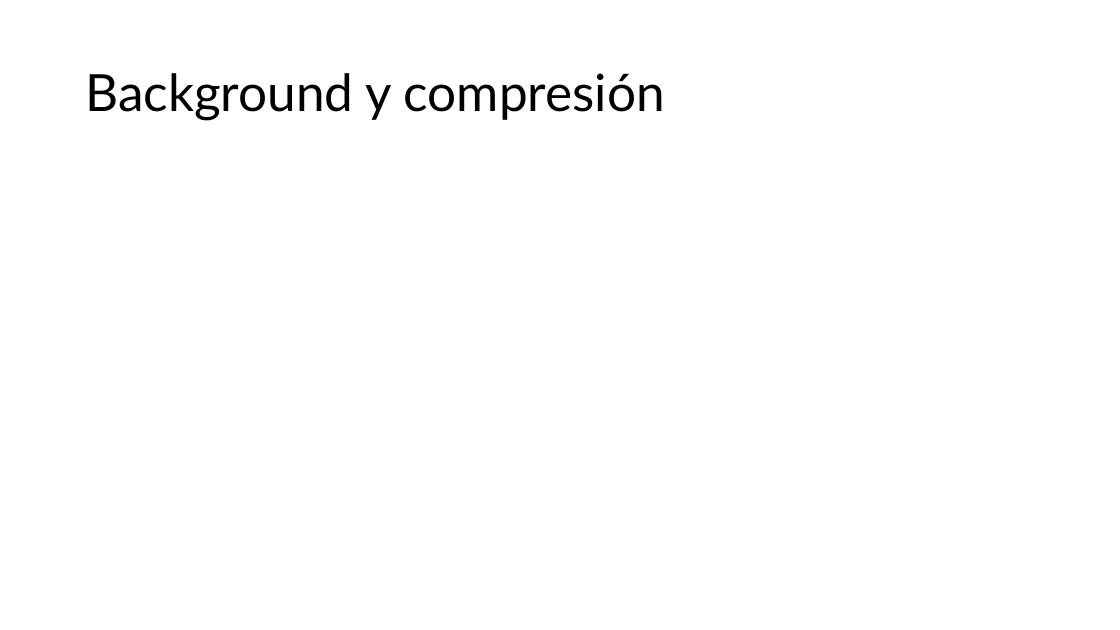
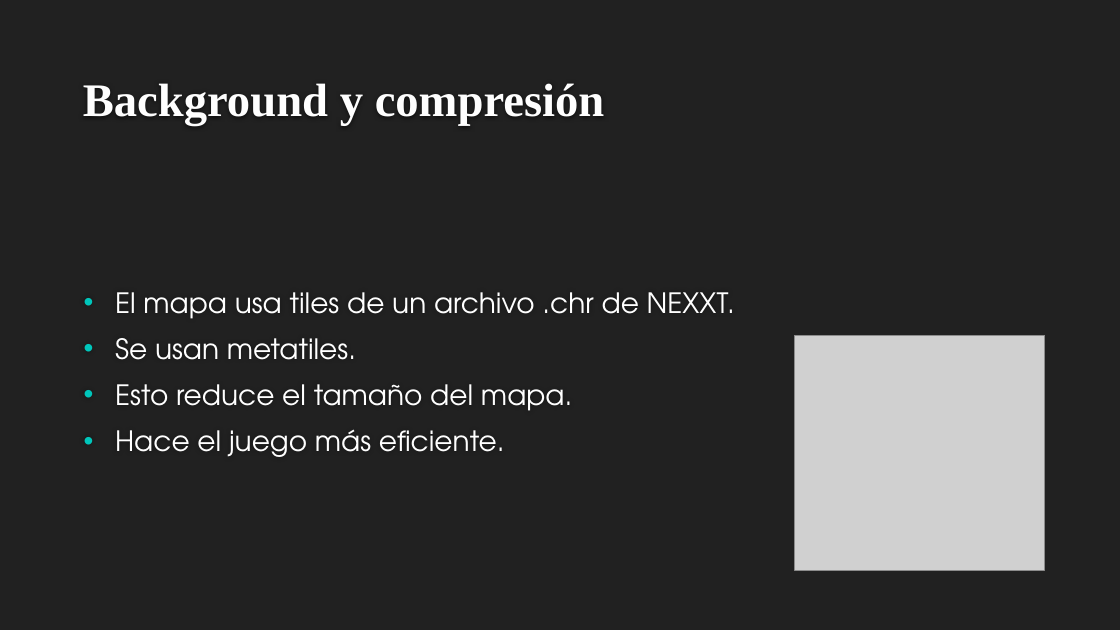
Before and after one commit to ValeriaAlmodovar/MiniProyectoCiic, a slide deck: slide 6 of Explicacion.pptx. Drawn at 1120x630 pixels with LibreOffice and Linux fonts; fonts in the diff are those of the drawing; grey boxes stand for pictures; background and template pictures are left out. Boxes give left, top, right and bottom in pixels: in the first picture for what was removed or moved away, otherwise in the second. Text is boxed around its words. In the diff, an @@ line names an element or a change of style, - is before the commit and + after.

```diff
--- a/Explicacion.pptx
+++ b/Explicacion.pptx
@@ background #FFFFFF to #212121 @@
@@ title "Background y compresión": place and size @@
-title "Background y compresión" at (85, 73, 665, 120)
+title "Background y compresión" at (83, 83, 605, 126)
@@ title "Background y compresión" at (83, 83, 605, 126): size 44 to 40 pt, font Lato to Times New Roman, text colour #000000 to #FEFEFE, bold on; line spacing 0.9 to 1; vertical alignment middle to bottom @@
@@ text added at (115, 292, 735, 457), 24 pt, text #FFFFFF @@
+• El mapa usa tiles de un archivo .chr de NEXXT.
+• Se usan metatiles.
+• Esto reduce el tamaño del mapa.
+• Hace el juego más eficiente.
@@ picture added at (795, 335, 1044, 571) @@
```
Also in this commit, not shown: 8 other slides changed, 1 slide added, 1 slide removed.
